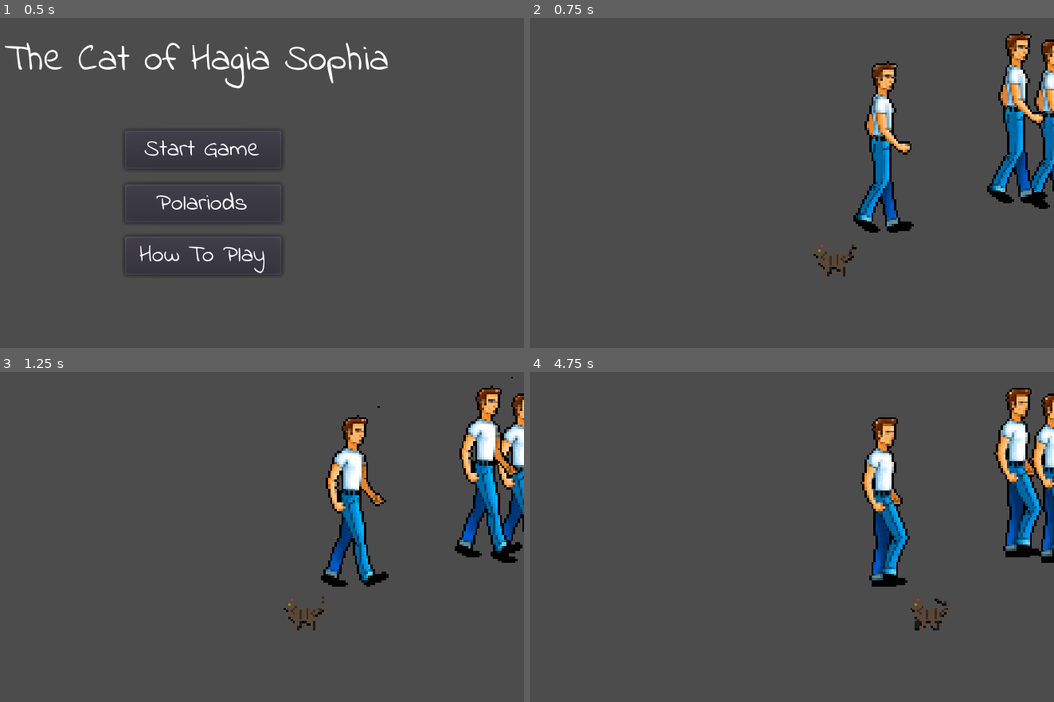
Above: before the commit, frames 1-4 (two rows, left to right).
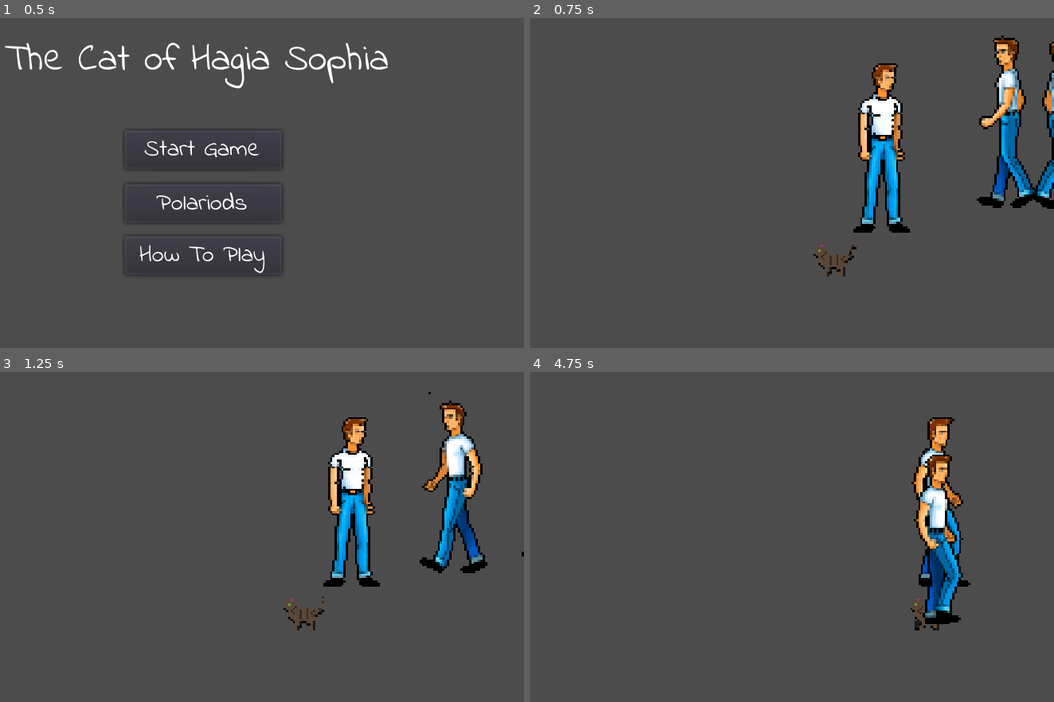
Above: after the commit, the same moments.

Repository: Frozander/BAUGamejam2021
Game: Godot game, scene res://Scenes/TitleScreen.tscn
Two runs of this game, one before a commit and one after it. Both use one fixed random seed, a clock stepped at 60 frames per second and the inputs below. Sound files missing from this copy of the repository are replaced by a short silence.
Inputs:
- Up to frame 1 (0.5 s): no input
- Up to frame 2 (0.75 s): click "Start Game" at 0.5 s
- Up to frame 3 (1.25 s): no input
- Up to frame 4 (4.75 s): hold Right (ui_right) 1.28-2.03 s; tap Space (ui_select) at 1.52, 2.27, 3.77, 4.52 s; hold Down (ui_down) 2.03-2.78 s; hold Right (ui_right) 2.78-3.53 s; hold Up (ui_up) 3.53-4.28 s; hold Left (ui_left) from 4.28 s (still down)

Frame 1 is identical in both runs. In frame 2, 7.3% of the frame differs, in the area x 61-100%, y 4-66%; in frame 3, 9.4%; in frame 4, 11%, in the area x 63-100%, y 4-77%.

Commit message:
Basic person random movement

Diff:
--- a/Assets/Scripts/Person.gd
+++ b/Assets/Scripts/Person.gd
@@ -1,19 +1,57 @@
 extends Area2D
 
+const SPEED_Y_REF = [.25,0,0,0,-.25]
 
-# Declare member variables here. Examples:
-# var a = 2
-# var b = "text"
+var speed_x = .5
+var speed_y = 0
+
+var direction = 1
+var delta_count = 0
+var is_walking = false
+
+var movment = Vector2()
 
 
 # Called when the node enters the scene tree for the first time.
 func _ready():
-	walk()
+	delta_count = rand_range(-2,2)
+	calc_move()
 
+func _process(delta):
+	delta_count += delta
 
-# Called every frame. 'delta' is the elapsed time since the previous frame.
-#func _process(delta):
-#	pass
+	if(delta_count > 3):
+		calc_move()
+
+	if is_walking:
+		movment.x = speed_x * direction
+		movment.y = speed_y * direction
+		self.position += movment
+
+func calc_move():
+	direction = rand_dir()
+	delta_count = 0
+	is_walking = rand_bool()
+	speed_y = SPEED_Y_REF[randi() % SPEED_Y_REF.size()]
+	if is_walking:
+		idle()
+	else:
+		 walk()
+	self.scale = Vector2(direction, 1)
+
+func rand_dir():
+	return pow(-1, randi() % 2);
+
+func rand_bool():
+	var val = true
+	if randi() % 2:
+		val = false
+	return val
 
 func walk():
-	   $AnimatedSprite.play("walk")
+	$AnimatedSprite.play("walk")
+	is_walking = true
+
+func idle():
+	$AnimatedSprite.play("idle")
+	is_walking = false
